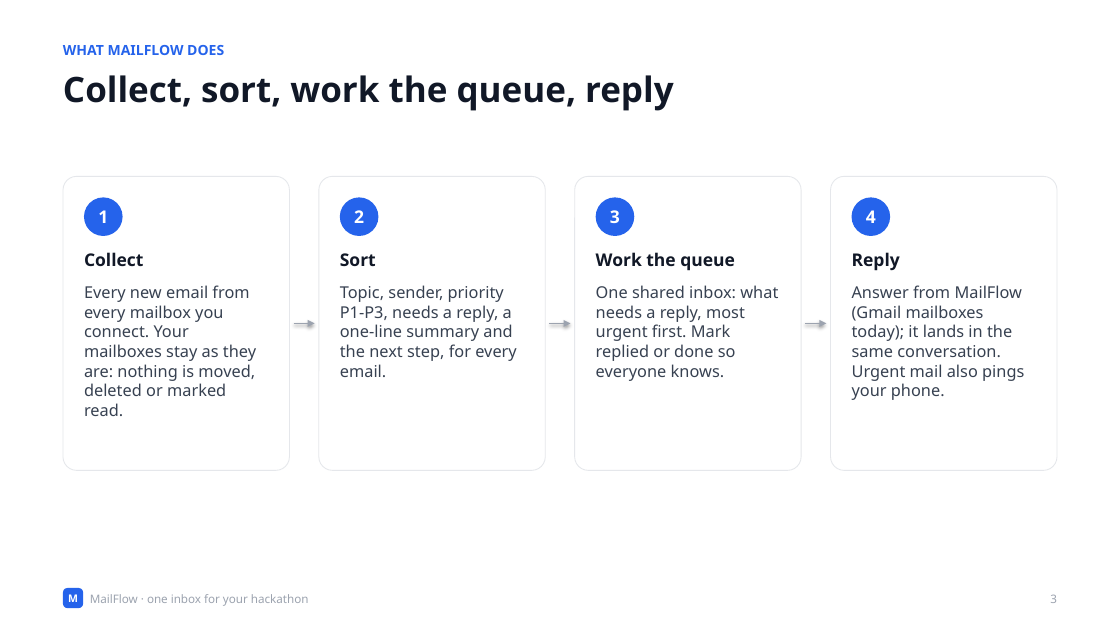
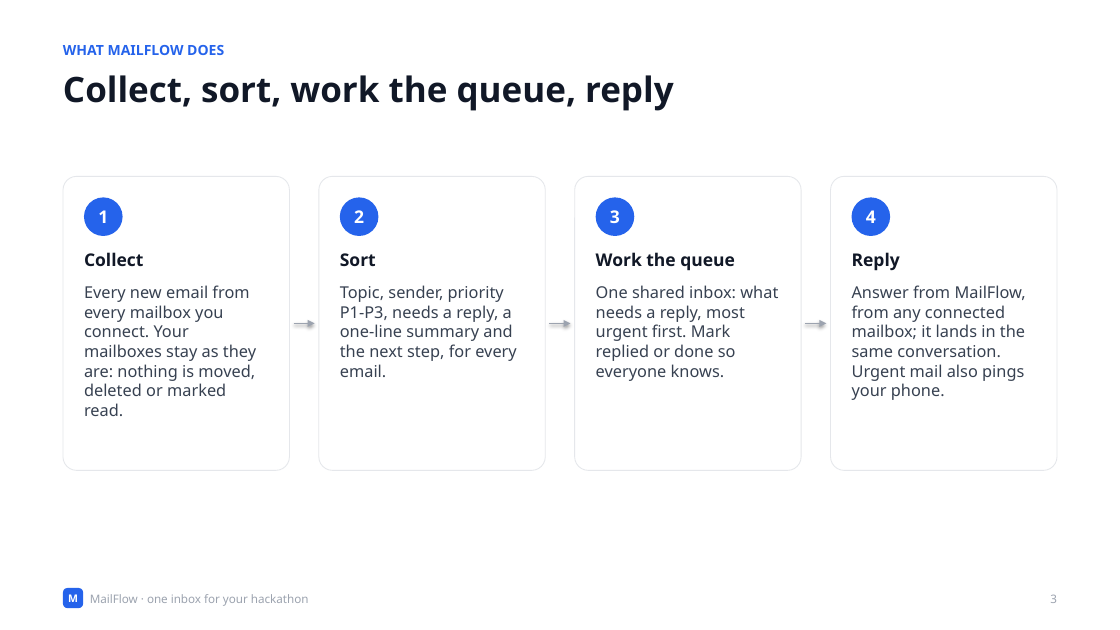
Before and after one commit to Olwethu-Dlamini/mailflow, a slide deck: slide 3 of deck/MailFlow-Client.pptx. Drawn at 1120x630 pixels with LibreOffice and Linux fonts; fonts in the diff are those of the drawing. Boxes give left, top, right and bottom in pixels: in the first picture for what was removed or moved away, otherwise in the second. Text is boxed around its words. In the diff, an @@ line names an element or a change of style, - is before the commit and + after.

Commit message:
Decks: welcome page, Integrations and the security audit
- New screenshots: the welcome page and the Integrations 'AI that sorts' tab.
- Client deck (15 slides): the welcome page, Integrations; replies work from any mailbox with
  SMTP.
- Technical deck (18 slides): Integrations, and the audit: 0 confirmed findings, the 10 leads
  and how each was closed.

```diff
--- a/deck/MailFlow-Client.pptx
+++ b/deck/MailFlow-Client.pptx
@@ text at bbox=[852, 285, 1026, 400]: text changed @@
-Answer from MailFlow (Gmail mailboxes today); it lands in the same conversation. Urgent mail also pings your phone.
+Answer from MailFlow, from any connected mailbox; it lands in the same conversation. Urgent mail also pings your phone.
```
Also in this commit, not shown: 10 other slides changed, 2 slides added, 7 other files.
